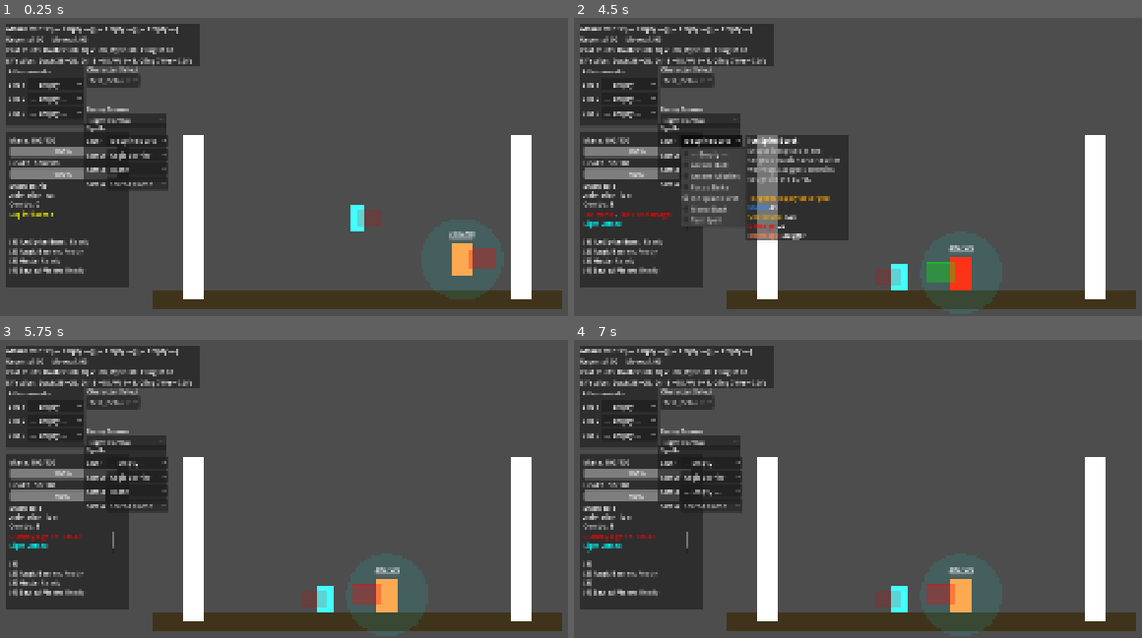
Above: before the commit, frames 1-4 (two rows, left to right).
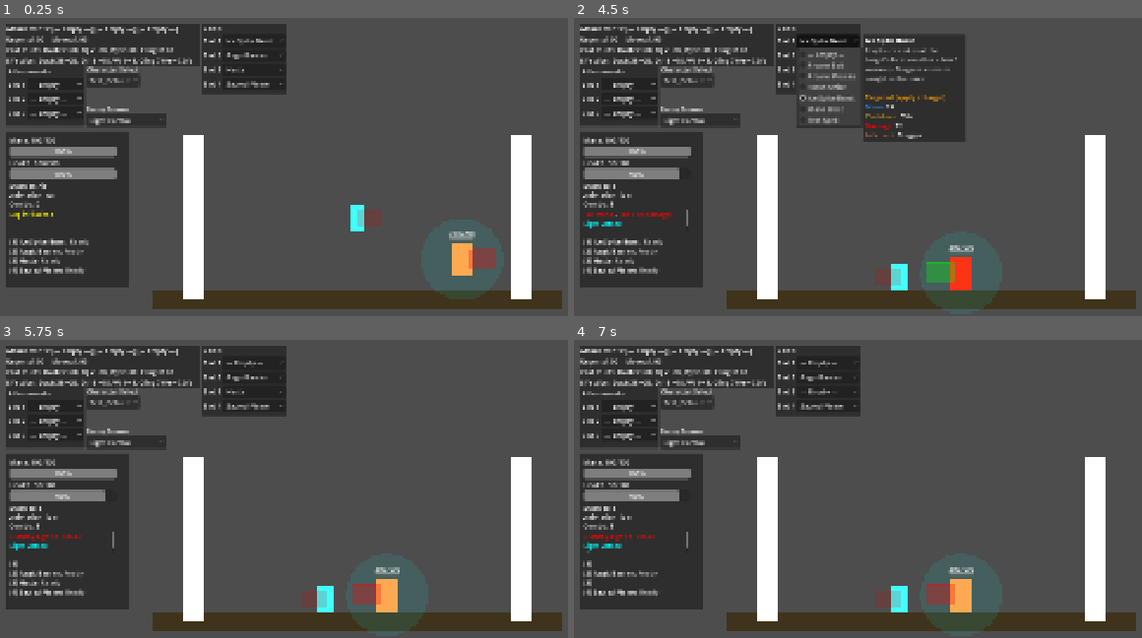
Above: after the commit, the same moments.

Repository: Korasyl/ManaBrawl
Game: Godot game, scene res://scenes/test_environment/test_environment.tscn
Two runs of this game, one before a commit and one after it. Both use one fixed random seed, a clock stepped at 60 frames per second and the inputs below.
Inputs:
- Up to frame 1 (0.25 s): no input
- Up to frame 2 (4.5 s): click "— Empty —" at 0.5 s; click "— Empty —" at 1.25 s; click "— Empty —" at 2 s; click "Test_Default" at 2.75 s; click "Light Combo" at 3.5 s; click "Ice Spike Burst" at 4.25 s
- Up to frame 3 (5.75 s): click "Aegis Barrier" at 5 s
- Up to frame 4 (7 s): click "Haste" at 5.75 s; click "Sacred Flame" at 6.5 s

The runs differ from the first frame. In frame 1, 5.3% of the frame differs, in the area x 14-51%, y 1-58%; in frame 2, 16%, in the area x 14-69%, y 1-75%; in frame 3, 5.3%; in frame 4, 5.2%.

Commit message:
Adjusted Spell Selector Menu

Diff:
--- a/scenes/test_environment/test_environment.tscn
+++ b/scenes/test_environment/test_environment.tscn
@@ -90,9 +90,9 @@
 offset_bottom = 27.0
 dummy_path = NodePath("../TrainingDummy")
 
-[node name="SpellSelector" parent="." instance=ExtResource("8_spsel")]
-offset_left = -660.0
-offset_top = 70.0
-offset_right = -660.0
-offset_bottom = 70.0
+[node name="SpellSelector" parent="." unique_id=1739705035 instance=ExtResource("8_spsel")]
+offset_left = -375.0
+offset_top = -174.0
+offset_right = -375.0
+offset_bottom = -174.0
 player_path = NodePath("../Player")
--- a/scenes/ui/spell_selector.gd
+++ b/scenes/ui/spell_selector.gd
@@ -77,7 +77,7 @@
 	var bg := Panel.new()
 	bg.name = "BackgroundPanel"
 	bg.position = Vector2(-6, 0)
-	bg.size = Vector2(200, 28 + SLOT_COUNT * 28)
+	bg.size = Vector2(210, 60 + SLOT_COUNT * 28)
 	add_child(bg)
 
 	# --- VBoxContainer for slot rows ---
Not shown, added: scenes/ui/spell_selector.gd.uid
